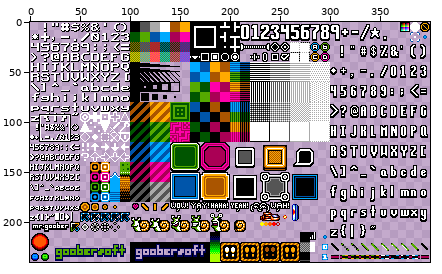
One commit to this sprite sheet: gb/media/images/gb-0.png. Above, an overview of the earlier version with the close-up marked.
Close-up. Before the commit:
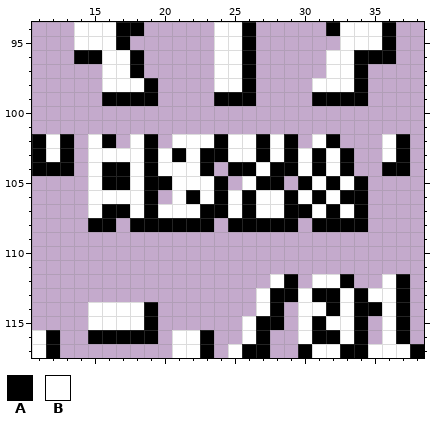
The file is 400x240 pixels. Shown: x 11..38, y 94..117.
Palette (. is transparent): A #000000  B #ffffff
Pixels before, first column x 11:
 94 ...BBBAA.....BBA.....ABBBA..
 95 ...BBBA......BBA......BBBA..
 96 ...AABBA.....BBA.....BBAAA..
 97 .....BBA.....BBA.....BBA....
 98 .....BBBA....BBA....BBBA....
 99 .....AAAA....AAA....AAAA....
100 ............................
101 ............................
102 ABA.BA.BA.BBBABBABA.BA...BA.
103 ABA.BBBBABABAABBABABABA..BA.
104 AAA.BAABABBBA.AABAABABA..AA.
105 ....BAABAABBBA.BAA.ABABA....
106 ....BBBBA.BABABABBABABAA....
107 ....BAABABBBAABABBAABABA....
108 ....AA.AAAAAA.AAAAA.AAAA....
109 ............................
110 ............................
111 ............................
112 .................BA.BBA..BA.
113 ................BAABAABABBA.
114 ....BBBBA.......BA.BBABAABA.
115 ....BBBBA......BAA.BABBA.BA.
116 BA..AAAAA.BBA..BA..BAABA.BA.
117 BA........BBA.BAA..ABBAABBBA
The same view after the edit:
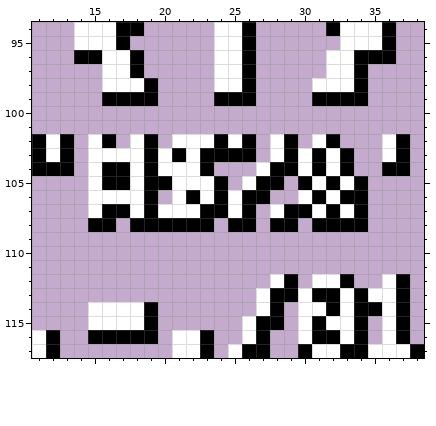
Changes in this commit:
y 102: x 26..27 BA -> A.
y 103: x 25..27 BBA -> AA.
y 104: x 25..26 AA -> ..
y 106: x 27..29 BBA -> A..
y 107: x 27 B -> .
y 108: x 27 A -> .
Changed places in both close-ups, as pixel boxes (x1, y1, x2, y2):
changed: (228, 134, 298, 232)
